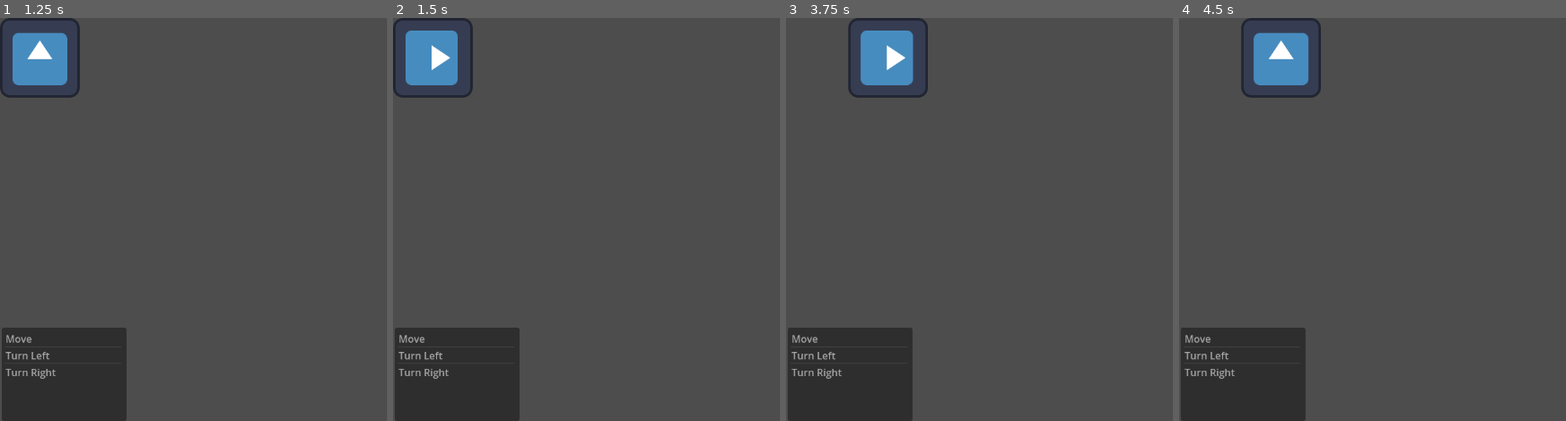
Above: before the commit, frames 1-4 (left to right).
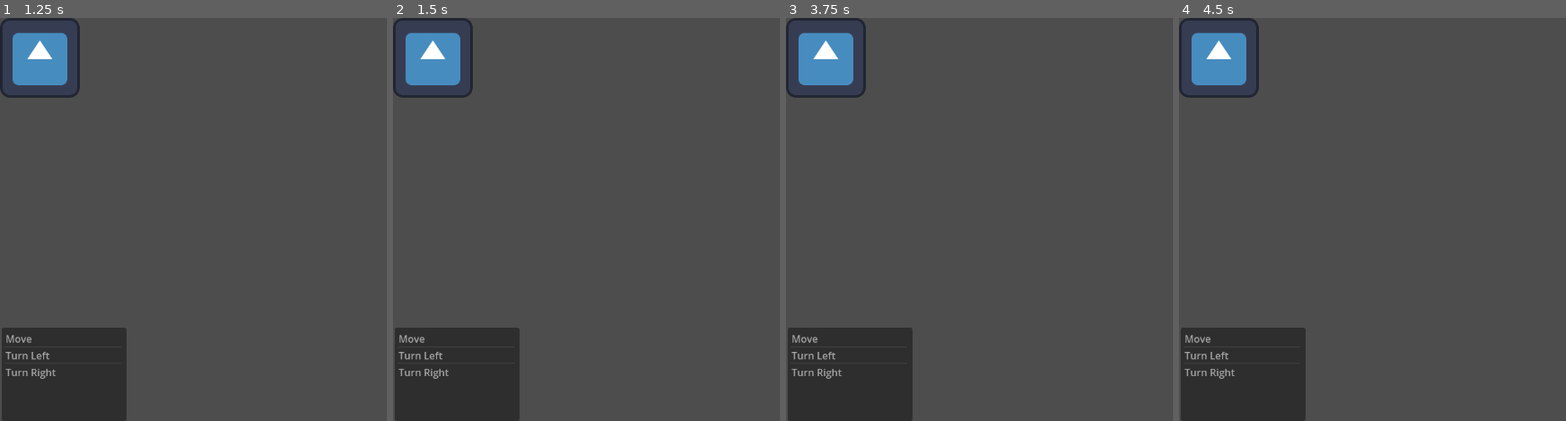
Above: after the commit, the same moments.

Repository: RunningGriffin/Hackathon-BYU-I
Game: Godot game, scene res://mainMenu.tscn
Same seed, same stepped clock (60 frames per second), same inputs: the game is played once before the commit and once after it. The engine's default icon, where the game draws it, is replaced by a stand-in: a white triangle on a blue panel in a dark square.
Inputs:
- Up to frame 1 (1.25 s): click "Play" at 0.5 s
- Up to frame 2 (1.5 s): tap Enter at 1.25 s; hold D (turn_right) from 1.28 s (still down)
- Up to frame 3 (3.75 s): tap Space at 2, 3.5 s; release D (turn_right) at 2.03 s; hold A (turn_left) 2.03-2.78 s; tap Enter at 2.75 s; hold D (turn_right) 2.78-3.53 s; hold W (forward) from 3.53 s (still down)
- Up to frame 4 (4.5 s): tap Enter at 4.25 s; release W (forward) at 4.28 s; hold A (turn_left) from 4.28 s (still down)

Frame 1 is identical in both runs. In frame 2, 0.4% of the frame differs, in the area x 3-18%, y 3-17%; in frame 3, 4.4%; in frame 4, 4.5%, in the area x 0-37%, y 0-20%.

Commit message:
list to move working

Diff:
--- a/player.gd
+++ b/player.gd
@@ -4,6 +4,9 @@
 const RADIANS = PI /2
 var screen_size
 
+var action_move_toggle = false
+var action_turn_left_toggle = false
+var action_turn_right_toggle = false
 
 #used to map rotaion
 var direction = 0
@@ -16,9 +19,12 @@
 
 	var velocity = Vector2.ZERO # The player's movement vector.
 
+	action_move_toggle = get_parent().action_move_toggle
+	action_turn_left_toggle = get_parent().action_turn_left_toggle
+	action_turn_right_toggle = get_parent().action_turn_right_toggle
 
 	# handle player movement and rotation
-	if Input.is_action_just_pressed("forward"):
+	if action_move_toggle:
 		if direction == 0:
 			position.y -= 100
 		elif direction == 1:
@@ -28,13 +34,13 @@
 		elif direction == 3:
 			position.x += 100
 
-	if Input.is_action_just_pressed("turn_left"):
+	if action_turn_left_toggle:
 		rotation -= RADIANS
 		if direction == 3:
 			direction = 0
 		else:
 			direction +=1
-	if Input.is_action_just_pressed("turn_right"):
+	if action_turn_right_toggle:
 		rotation += RADIANS
 		if direction == 0:
 			direction = 3
--- a/possibleActionsItemList.gd
+++ b/possibleActionsItemList.gd
@@ -1,7 +1,7 @@
 extends ItemList
 
 
-var action_move_toggle = false
+var move = false
 var action_turn_left_toggle = false
 var action_turn_right_toggle = false
 
@@ -9,12 +9,17 @@
 func _on_item_activated(index):
 	match index:
 		0: # Move
-			print("Move")
+			move = true
 
 
 		1: # Turn Left
-			print("Turn Left")
+			action_turn_left_toggle = true
 
 
 		2: # Turn Right
-			print("Turn Right")
+			action_turn_right_toggle = true
+
+func _process(_delta):
+	move = false
+	action_turn_left_toggle = false
+	action_turn_right_toggle = false
--- a/world.gd
+++ b/world.gd
@@ -1,5 +1,8 @@
 extends Node
 
+var action_move_toggle = false
+var action_turn_left_toggle = false
+var action_turn_right_toggle = false
 
 # Called when the node enters the scene tree for the first time.
 func _ready():
@@ -8,4 +11,7 @@
 
 # Called every frame. 'delta' is the elapsed time since the previous frame.
 func _process(delta):
-	pass
+	var actions = $actionsInterface/possibleActionsItemList
+	action_move_toggle = actions.move
+	action_turn_left_toggle = actions.action_turn_left_toggle
+	action_turn_right_toggle = actions.action_turn_right_toggle
Not shown: 1 places in actionsInterface.tscn that only renumber resources
Not shown: 1 places in mainMenu.tscn that only renumber resources
Not shown: 1 places in world.tscn that only renumber resources
